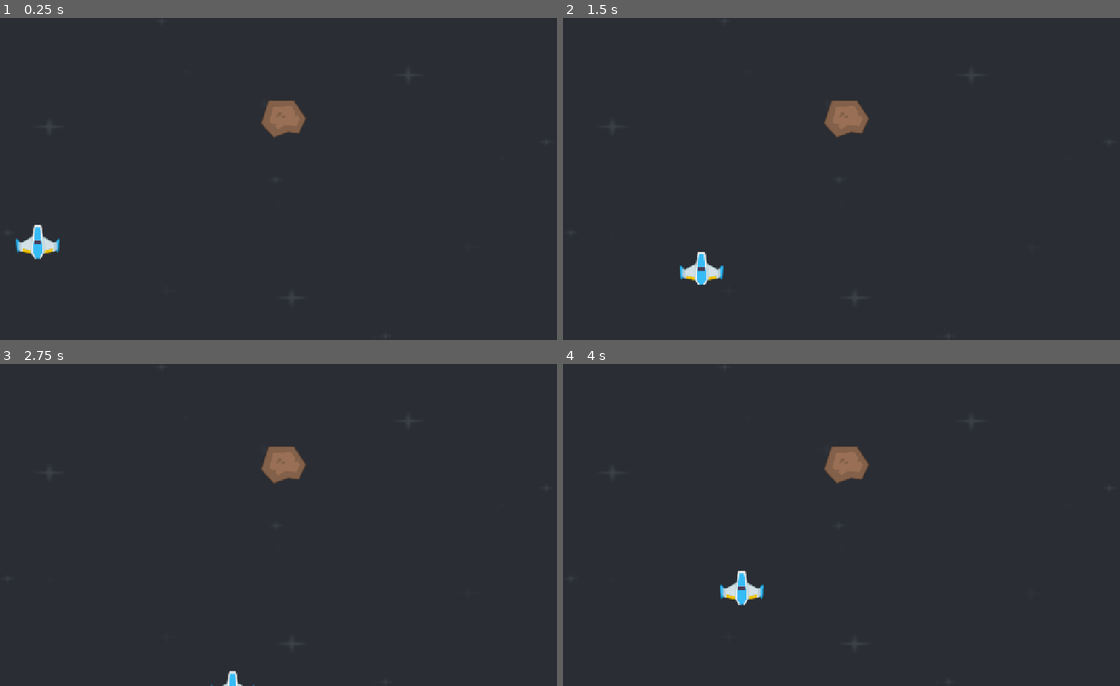
Above: before the commit, frames 1-4 (two rows, left to right).
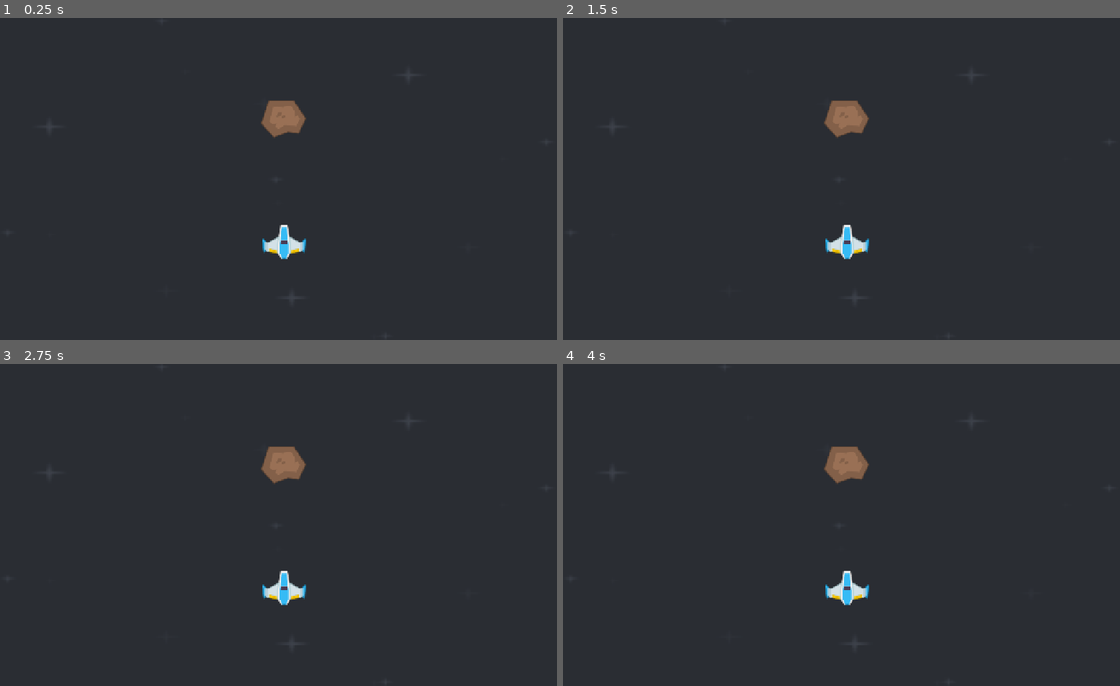
Above: after the commit, the same moments.

Repository: FrancescoRom/GodotSpacegame
Game: Godot game, scene res://level.tscn
The game is run twice, just before and just after one commit, with the same random seed, the same clock (stepped at 60 frames per second) and the same inputs.
Inputs:
- Up to frame 1 (0.25 s): no input
- Up to frame 2 (1.5 s): tap Enter at 0.5 s; hold Right (ui_right) 0.53-1.28 s; hold Down (ui_down) from 1.28 s (still down)
- Up to frame 3 (2.75 s): release Down (ui_down) at 2.03 s; hold Right (ui_right) from 2.03 s (still down)
- Up to frame 4 (4 s): release Right (ui_right) at 2.78 s; hold Up (ui_up) 2.78-3.53 s; hold Left (ui_left) from 3.53 s (still down)

The runs differ from the first frame. In frame 1, 0.9% of the frame differs, in the area x 2-55%, y 64-75%; in frame 2, 0.9%; in frame 3, 0.5%; in frame 4, 0.9%, in the area x 28-55%, y 64-75%.

Commit message:
laser scene, timer, better movement code

Diff:
--- /dev/null
+++ b/laser.tscn
@@ -0,0 +1,15 @@
+[gd_scene format=3 uid="uid://c4070odhqj1jb"]
+
+[ext_resource type="Texture2D" uid="uid://c75uq7037qgu5" path="res://SpaceShooterRedux/PNG/Lasers/laserRed16.png" id="1_fn5yt"]
+
+[sub_resource type="CapsuleShape2D" id="CapsuleShape2D_6nexg"]
+radius = 5.0
+height = 54.0
+
+[node name="Laser" type="Area2D" unique_id=1797091990]
+
+[node name="RedLaser" type="Sprite2D" parent="." unique_id=1189562715]
+texture = ExtResource("1_fn5yt")
+
+[node name="CollisionShape2D" type="CollisionShape2D" parent="." unique_id=609158154]
+shape = SubResource("CapsuleShape2D_6nexg")
--- a/level.tscn
+++ b/level.tscn
@@ -1,10 +1,21 @@
 [gd_scene format=3 uid="uid://cl64e04hn8qsn"]
 
+[ext_resource type="Script" uid="uid://c6rvwwavspaf3" path="res://scenes/level.gd" id="1_0b4ue"]
 [ext_resource type="PackedScene" uid="uid://cc5r8u42x856g" path="res://meteor.tscn" id="1_oi3di"]
 [ext_resource type="Texture2D" uid="uid://cqlw36dpaspjp" path="res://SpaceShooterRedux/Backgrounds/blue.png" id="1_u52ul"]
 [ext_resource type="PackedScene" uid="uid://dlpepciio623v" path="res://player.tscn" id="2_vonw3"]
 
+[sub_resource type="RectangleShape2D" id="RectangleShape2D_6nexg"]
+size = Vector2(23, 723)
+
+[sub_resource type="RectangleShape2D" id="RectangleShape2D_ip3m2"]
+size = Vector2(1283.5, 19.5)
+
+[sub_resource type="RectangleShape2D" id="RectangleShape2D_r157h"]
+size = Vector2(1288, 18)
+
 [node name="Level" type="Node2D" unique_id=674291824]
+script = ExtResource("1_0b4ue")
 
 [node name="Blue" type="Sprite2D" parent="." unique_id=1711369565]
 position = Vector2(640, 361)
@@ -12,7 +23,34 @@
 texture = ExtResource("1_u52ul")
 
 [node name="Player" parent="." unique_id=1543774411 instance=ExtResource("2_vonw3")]
-position = Vector2(640, 507)
+position = Vector2(644, 520)
 
 [node name="Meteor" parent="." unique_id=1344268812 instance=ExtResource("1_oi3di")]
 position = Vector2(649, 226)
+
+[node name="Borders" type="Node2D" parent="." unique_id=1607345417]
+
+[node name="StaticBody2D" type="StaticBody2D" parent="Borders" unique_id=1345743444]
+
+[node name="RightWall" type="CollisionShape2D" parent="Borders/StaticBody2D" unique_id=409622812]
+position = Vector2(1291, 360)
+shape = SubResource("RectangleShape2D_6nexg")
+
+[node name="LeftWall" type="CollisionShape2D" parent="Borders/StaticBody2D" unique_id=1670227145]
+position = Vector2(-11, 359)
+shape = SubResource("RectangleShape2D_6nexg")
+
+[node name="StaticBody2D2" type="StaticBody2D" parent="Borders" unique_id=2073960102]
+
+[node name="BottomWall" type="CollisionShape2D" parent="Borders/StaticBody2D2" unique_id=2146774662]
+position = Vector2(642.25, 730)
+shape = SubResource("RectangleShape2D_ip3m2")
+
+[node name="TopWall" type="CollisionShape2D" parent="Borders/StaticBody2D2" unique_id=1253981974]
+position = Vector2(639, -10)
+shape = SubResource("RectangleShape2D_r157h")
+
+[node name="MeteorTimer" type="Timer" parent="." unique_id=1144877940]
+autostart = true
+
+[connection signal="timeout" from="MeteorTimer" to="." method="_on_meteor_timer_timeout"]
--- a/meteor.tscn
+++ b/meteor.tscn
@@ -1,8 +1,16 @@
 [gd_scene format=3 uid="uid://cc5r8u42x856g"]
 
 [ext_resource type="Texture2D" uid="uid://c0i3terkd0nxc" path="res://SpaceShooterRedux/PNG/Meteors/meteorBrown_big1.png" id="1_n51xl"]
+[ext_resource type="Script" uid="uid://dpsxreu0s0k3o" path="res://scenes/meteor.gd" id="1_ohe0j"]
 
-[node name="Meteor" type="Node2D" unique_id=1344268812]
+[node name="Meteor" type="Area2D" unique_id=835730005]
+script = ExtResource("1_ohe0j")
 
 [node name="MeteorImage" type="Sprite2D" parent="." unique_id=1383661651]
 texture = ExtResource("1_n51xl")
+
+[node name="CollisionShape2D" type="CollisionPolygon2D" parent="." unique_id=493504745]
+position = Vector2(-3, -8)
+polygon = PackedVector2Array(-30, -33, 27, -33, 52, 6, 37, 40, 13, 36, -19, 48, -47, 17)
+
+[connection signal="body_entered" from="." to="." method="_on_body_entered"]
--- a/player.tscn
+++ b/player.tscn
@@ -3,8 +3,12 @@
 [ext_resource type="Texture2D" uid="uid://sk304mdh16j5" path="res://SpaceShooterRedux/PNG/playerShip1_blue.png" id="1_4flbx"]
 [ext_resource type="Script" uid="uid://dyx3f38lfrh8r" path="res://scenes/player.gd" id="1_onrkg"]
 
-[node name="Player" type="Node2D" unique_id=1543774411]
+[node name="Player" type="CharacterBody2D" unique_id=1969054748]
 script = ExtResource("1_onrkg")
 
 [node name="PlayerImage" type="Sprite2D" parent="." unique_id=1783676117]
 texture = ExtResource("1_4flbx")
+
+[node name="CollisionShape2D" type="CollisionPolygon2D" parent="." unique_id=1345742907]
+position = Vector2(2, 9)
+polygon = PackedVector2Array(5, -47, 10, -20, 34, -7, 38, -9, 43, -15, 46, -14, 48, -11, 44, 16, 41, 15, 39, 12, 34, 15, 12, 18, 6, 29, -10, 28, -16, 18, -39, 14, -44, 11, -44, 15, -48, 15, -51, -14, -48, -16, -45, -14, -44, -9, -38, -7, -14, -21, -10, -47)
--- a/project.godot
+++ b/project.godot
@@ -22,6 +22,34 @@
 window/stretch/mode="canvas_items"
 window/stretch/aspect="expand"
 
+[input]
+
+left={
+"deadzone": 0.2,
+"events": [Object(InputEventKey,"resource_local_to_scene":false,"resource_name":"","device":-1,"window_id":0,"alt_pressed":false,"shift_pressed":false,"ctrl_pressed":false,"meta_pressed":false,"pressed":false,"keycode":0,"physical_keycode":65,"key_label":0,"unicode":97,"location":0,"echo":false,"script":null)
+]
+}
+right={
+"deadzone": 0.2,
+"events": [Object(InputEventKey,"resource_local_to_scene":false,"resource_name":"","device":-1,"window_id":0,"alt_pressed":false,"shift_pressed":false,"ctrl_pressed":false,"meta_pressed":false,"pressed":false,"keycode":0,"physical_keycode":68,"key_label":0,"unicode":100,"location":0,"echo":false,"script":null)
+]
+}
+up={
+"deadzone": 0.2,
+"events": [Object(InputEventKey,"resource_local_to_scene":false,"resource_name":"","device":-1,"window_id":0,"alt_pressed":false,"shift_pressed":false,"ctrl_pressed":false,"meta_pressed":false,"pressed":false,"keycode":0,"physical_keycode":87,"key_label":0,"unicode":119,"location":0,"echo":false,"script":null)
+]
+}
+down={
+"deadzone": 0.2,
+"events": [Object(InputEventKey,"resource_local_to_scene":false,"resource_name":"","device":-1,"window_id":0,"alt_pressed":false,"shift_pressed":false,"ctrl_pressed":false,"meta_pressed":false,"pressed":false,"keycode":0,"physical_keycode":83,"key_label":0,"unicode":115,"location":0,"echo":false,"script":null)
+]
+}
+shoot={
+"deadzone": 0.2,
+"events": [Object(InputEventKey,"resource_local_to_scene":false,"resource_name":"","device":-1,"window_id":0,"alt_pressed":false,"shift_pressed":false,"ctrl_pressed":false,"meta_pressed":false,"pressed":false,"keycode":0,"physical_keycode":32,"key_label":0,"unicode":32,"location":0,"echo":false,"script":null)
+]
+}
+
 [physics]
 
 3d/physics_engine="Jolt Physics"
--- /dev/null
+++ b/scenes/level.gd
@@ -0,0 +1,5 @@
+extends Node2D
+
+
+func _on_meteor_timer_timeout() -> void:
+	pass # Replace with function body.
--- /dev/null
+++ b/scenes/meteor.gd
@@ -0,0 +1,7 @@
+extends Area2D
+
+
+
+func _on_body_entered(body: Node2D) -> void:
+	print(body_entered)
+	print(body)
--- a/scenes/player.gd
+++ b/scenes/player.gd
@@ -1,21 +1,14 @@
-extends Node2D
+extends CharacterBody2D
 
+@export var speed: int = 500
 
 # Called when the node enters the scene tree for the first time.
 func _ready():
-	position = Vector2(100, 500)
+	position = Vector2(650, 500)
 
 
 # Called every frame. 'delta' is the elapsed time since the previous frame.
 func _process(delta):
-	if Input.is_action_pressed("ui_right"):
-		position += Vector2(1,0) * 5
-
-	if Input.is_action_pressed("ui_left"):
-		position += Vector2(-1,0) * 5
-
-	if Input.is_action_pressed("ui_up"):
-		position += Vector2(0,-1) * 5
-
-	if Input.is_action_pressed("ui_down"):
-		position += Vector2(0,1) * 5
+	var direction = Input.get_vector("left", "right", "up", "down")
+	velocity = direction * speed
+	move_and_slide()
Not shown, added: scenes/level.gd.uid
Not shown, added: scenes/meteor.gd.uid
